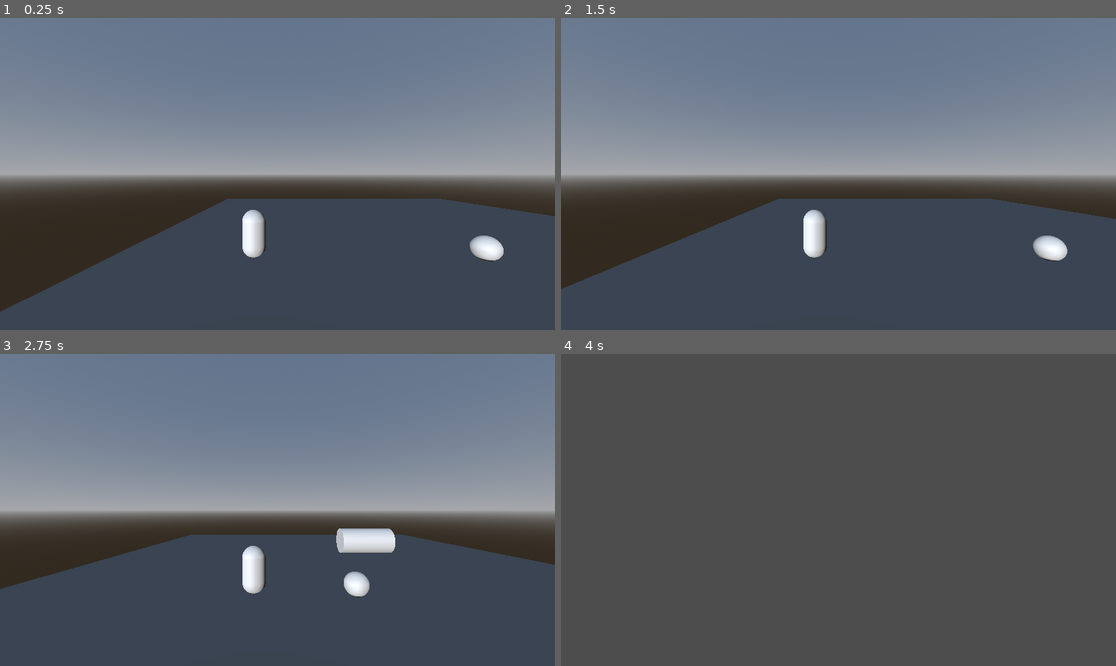
Above: before the commit, frames 1-4 (two rows, left to right).
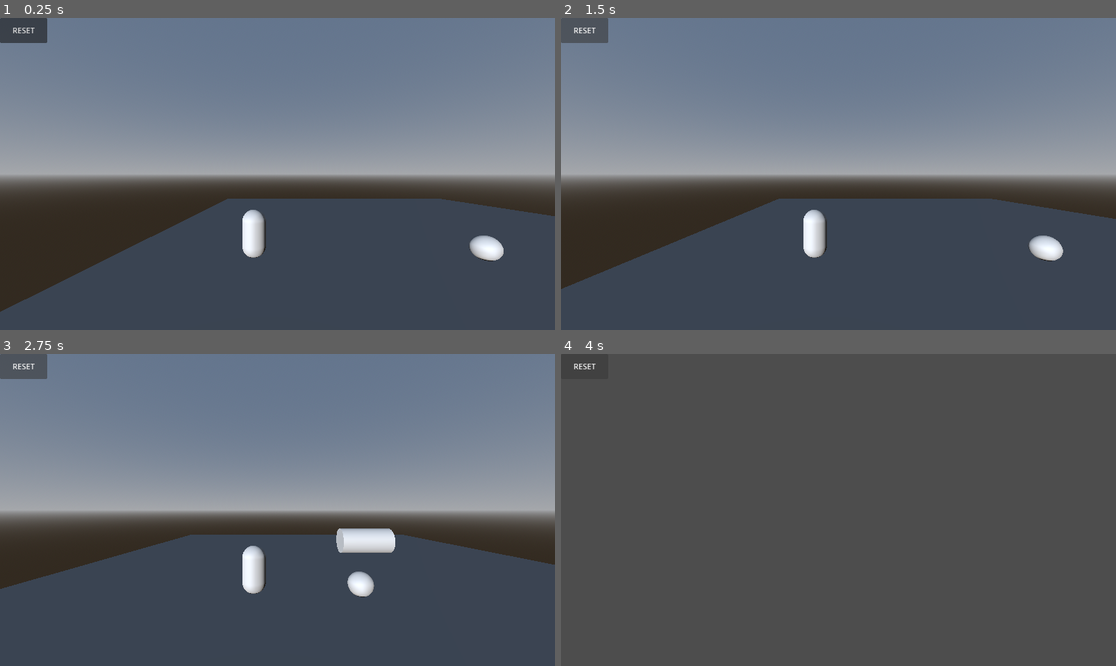
Above: after the commit, the same moments.

Repository: A-CheshireCat/the-switcher-iii
Game: Godot game, scene res://scenes/world.tscn
The game is run twice, just before and just after one commit, with the same random seed, the same clock (stepped at 60 frames per second) and the same inputs.
Inputs (mouse positions are in pixels of both pictures, inside the frame that each line leads up to):
- Up to frame 1 (0.25 s): no input
- Up to frame 2 (1.5 s): click (583, 30) at 0.5 s, where only the run after the commit has a clickable "RESET"; hold D (move_right) from 1.28 s (still down); tap 1 (mask1) at 1.35 s
- Up to frame 3 (2.75 s): tap Space (jump) at 1.52, 2.27 s; release D (move_right) at 2.03 s; hold Down (ui_down) from 2.03 s (still down); tap 2 (mask2) at 2.1 s
- Up to frame 4 (4 s): release Down (ui_down) at 2.78 s; hold D (move_right) 2.78-3.53 s; tap 3 (mask3) at 2.85 s; tap Enter at 3.5 s; hold Up (ui_up) from 3.53 s (still down); tap 1 (mask1) at 3.6 s; tap Space (jump) at 3.77 s

The runs differ from the first frame. In frame 1, 0.7% of the frame differs, in the area x 0-9%, y 0-9%; in frame 2, 0.9%, in the area x 0-92%, y 0-78%; in frame 3, 0.9%; in frame 4, less than 0.1%.

Commit message:
reset button

Diff:
--- a/scenes/world.tscn
+++ b/scenes/world.tscn
@@ -62,5 +62,11 @@
 transform = Transform3D(-4.371139e-08, -1, 0, 1, -4.371139e-08, 0, 0, 0, 1, 0, 0, 0)
 shape = SubResource("CylinderShape3D_k0juu")
 
+[node name="ResetButton" type="Button" parent="." unique_id=1612388330]
+offset_right = 98.0
+offset_bottom = 52.0
+text = "RESET"
+
 [connection signal="hit" from="Player" to="." method="_on_player_hit"]
 [connection signal="body_entered" from="SpikeLauncher" to="Spike" method="_on_spike_launcher_body_entered"]
+[connection signal="pressed" from="ResetButton" to="." method="_on_reset_button_pressed"]
--- a/world.gd
+++ b/world.gd
@@ -11,3 +11,7 @@
 	pass
 func _on_player_hit():
 	print("Ai crapat ba!")
+
+
+func _on_reset_button_pressed() -> void:
+	get_tree().reload_current_scene()
